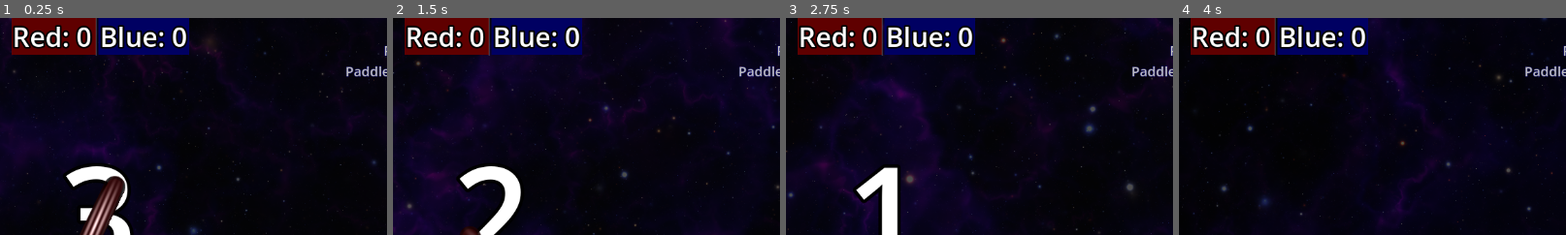
Above: before the commit, frames 1-4 (left to right).
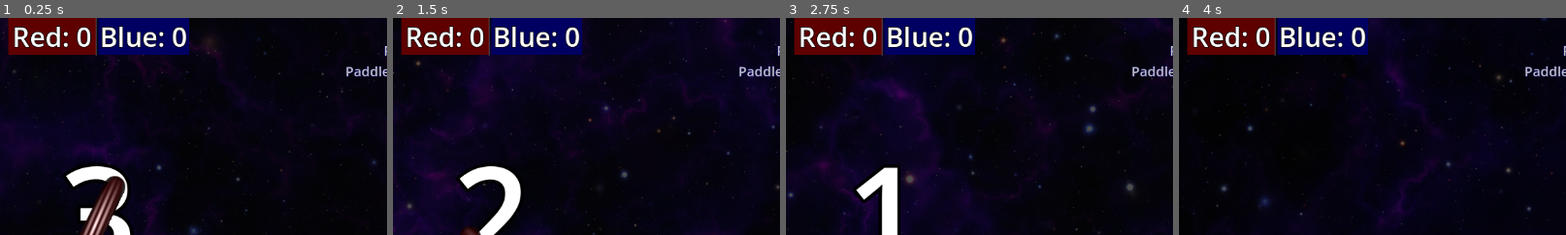
Above: after the commit, the same moments.

Repository: ThePathfindersCodex/Challenge-1-Pong
Game: Godot game, scene res://Scenes/main.tscn
Same seed, same stepped clock (60 frames per second), same inputs: the game is played once before the commit and once after it.
Inputs:
- Up to frame 1 (0.25 s): no input
- Up to frame 2 (1.5 s): hold W (Up_1) 0.53-1.28 s; tap Down (Down_2) at 0.6 s; hold S (Down_1) from 1.28 s (still down); tap Up (Up_2) at 1.35 s
- Up to frame 3 (2.75 s): release S (Down_1) at 2.03 s; hold W (Up_1) from 2.03 s (still down); tap Down (Down_2) at 2.1 s
- Up to frame 4 (4 s): tap Up (Up_2) at 2.85 s; release W (Up_1) at 3.53 s; hold S (Down_1) from 3.53 s (still down); tap Down (Down_2) at 3.6 s
The pictures show only the part of the screen within x 37-87%, y 0-50%; the shares and areas given below are measured in that part.

The runs differ from the first frame. In frame 1, 1.7% of the frame differs, in the area x 2-49%, y 0-17%; in frame 2, 1.7%; in frame 3, 1.7%; in frame 4, 1.7%.

Commit message:
Update score UI.tscn

Diff:
--- a/Scenes/score UI.tscn
+++ b/Scenes/score UI.tscn
@@ -4,12 +4,12 @@
 
 [sub_resource type="LabelSettings" id="LabelSettings_12whi"]
 font_size = 40
-outline_size = 10
+outline_size = 4
 outline_color = Color(0, 0, 0, 1)
 
 [sub_resource type="LabelSettings" id="LabelSettings_cgmx4"]
 font_size = 40
-outline_size = 10
+outline_size = 4
 outline_color = Color(0, 0, 0, 1)
 
 [node name="Score UI" type="Node2D"]
@@ -20,7 +20,7 @@
 size_flags_horizontal = 6
 
 [node name="ColorRect" type="ColorRect" parent="HBoxContainer2"]
-custom_minimum_size = Vector2(125, 55)
+custom_minimum_size = Vector2(130, 55)
 layout_mode = 2
 size_flags_horizontal = 10
 color = Color(0.371817, 5.62528e-07, 9.62615e-08, 1)
